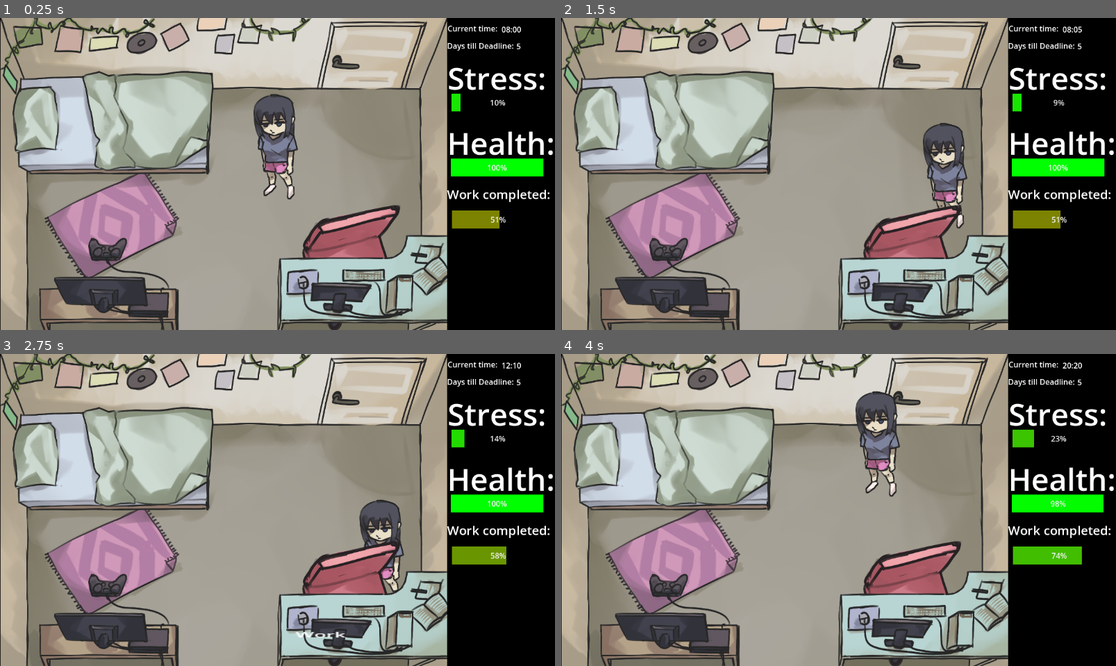
Above: before the commit, frames 1-4 (two rows, left to right).
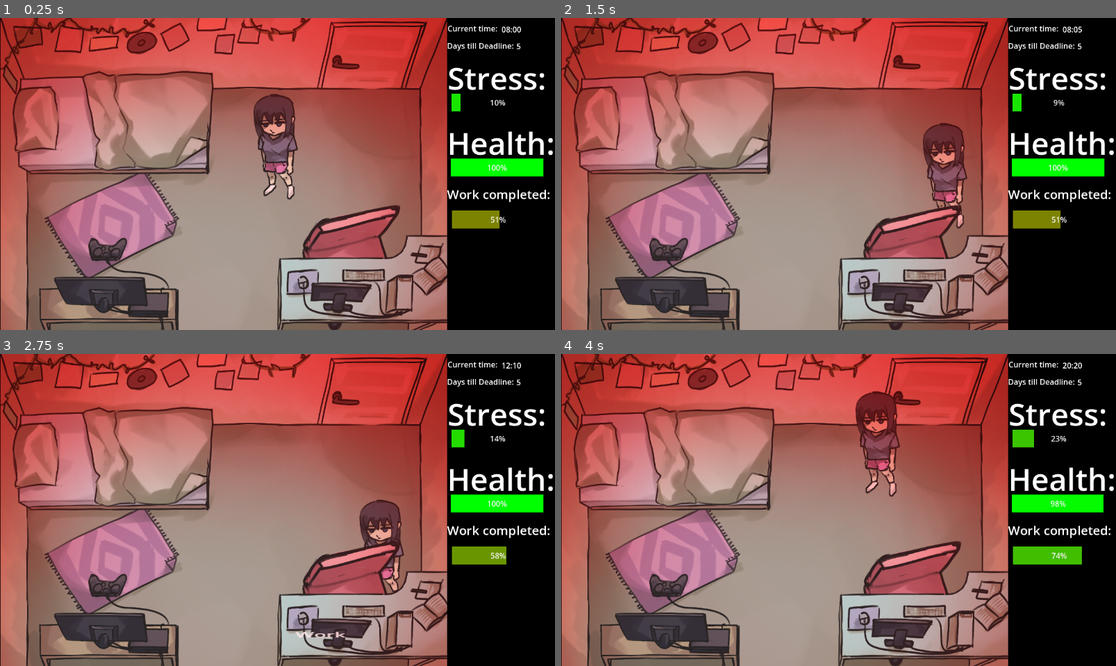
Above: after the commit, the same moments.

Repository: rschlegeTH/EPWS2526PritzkauSchlegel
Game: Godot game, scene res://main_scene_room.tscn
Two runs of this game, one before a commit and one after it. Both use one fixed random seed, a clock stepped at 60 frames per second and the inputs below. The engine's default icon, where the game draws it, is replaced by a stand-in: a white triangle on a blue panel in a dark square.
Inputs:
- Up to frame 1 (0.25 s): no input
- Up to frame 2 (1.5 s): tap Enter at 0.5 s; hold Right (ui_right) 0.53-1.28 s; hold E (interact) 0.53-1.28 s; hold Down (ui_down) from 1.28 s (still down); tap E (interact) at 1.35 s
- Up to frame 3 (2.75 s): release Down (ui_down) at 2.03 s; hold Right (ui_right) from 2.03 s (still down); hold E (interact) from 2.03 s (still down)
- Up to frame 4 (4 s): tap Space at 2.75 s; release Right (ui_right) at 2.78 s; release E (interact) at 2.78 s; hold Up (ui_up) 2.78-3.53 s; tap E (interact) at 2.85 s; hold Left (ui_left) from 3.53 s (still down); hold E (interact) from 3.53 s (still down)

The runs differ from the first frame. In frame 1, 51% of the frame differs, in the area x 0-81%, y 0-100%; in frame 2, 51%; in frame 3, 51%; in frame 4, 51%.

Commit message:
Minor Node Order fix

Diff:
--- a/Development/new-game-project/main_scene_room.tscn
+++ b/Development/new-game-project/main_scene_room.tscn
@@ -53,7 +53,7 @@
 
 [sub_resource type="ShaderMaterial" id="ShaderMaterial_qvx3r"]
 shader = ExtResource("2_jv2be")
-shader_parameter/intensity = 0.0
+shader_parameter/intensity = 1.0
 
 [sub_resource type="CircleShape2D" id="CircleShape2D_vl18p"]
 radius = 65.192024
@@ -139,6 +139,7 @@
 [node name="ShaderEffekte" type="Node2D" parent="."]
 
 [node name="Sprite2D" type="Sprite2D" parent="ShaderEffekte"]
+z_index = 3
 material = SubResource("ShaderMaterial_qvx3r")
 position = Vector2(-112, 1.4066696e-05)
 scale = Vector2(0.6535211, 0.6)
@@ -230,6 +231,7 @@
 
 [node name="PlayRichTextLabel" type="RichTextLabel" parent="Room/Konsole/Area2D"]
 visible = false
+z_index = 3
 offset_left = -65.33331
 offset_top = -68.08781
 offset_right = 66.00003
@@ -421,7 +423,7 @@
 
 [node name="Endscreen" type="Polygon2D" parent="."]
 visible = false
-z_index = 1
+z_index = 10
 color = Color(0, 0, 0, 1)
 polygon = PackedVector2Array(-610, -345, -600, 341, 588, 339, 618, -349)
 script = ExtResource("13_qvx3r")
